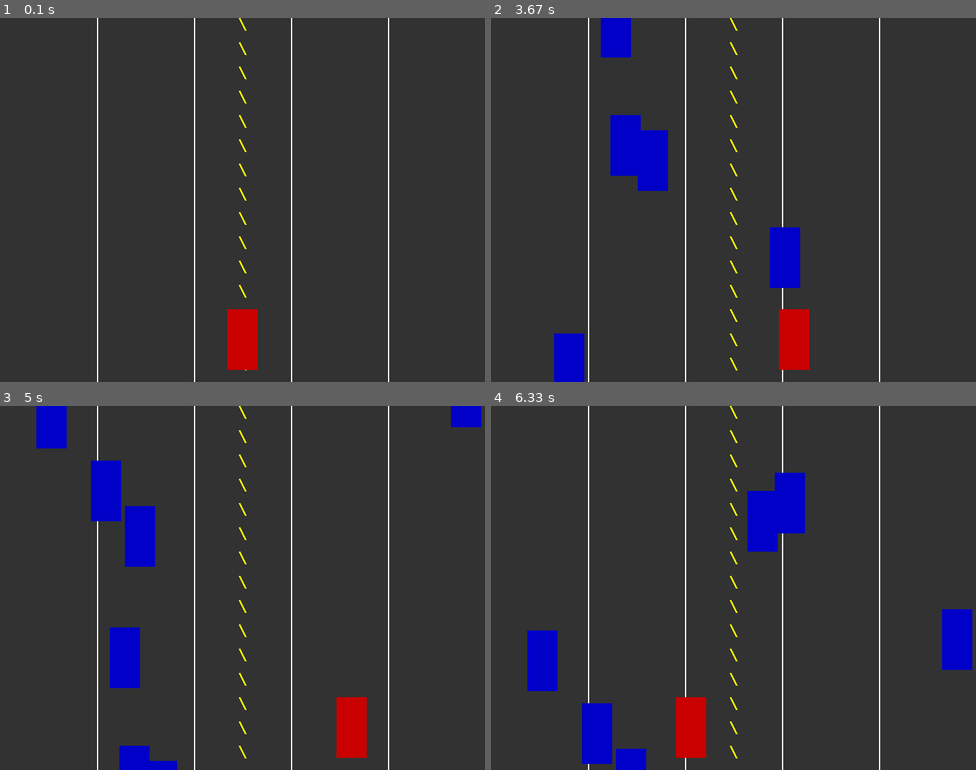
Above: before the commit, frames 1-4 (two rows, left to right).
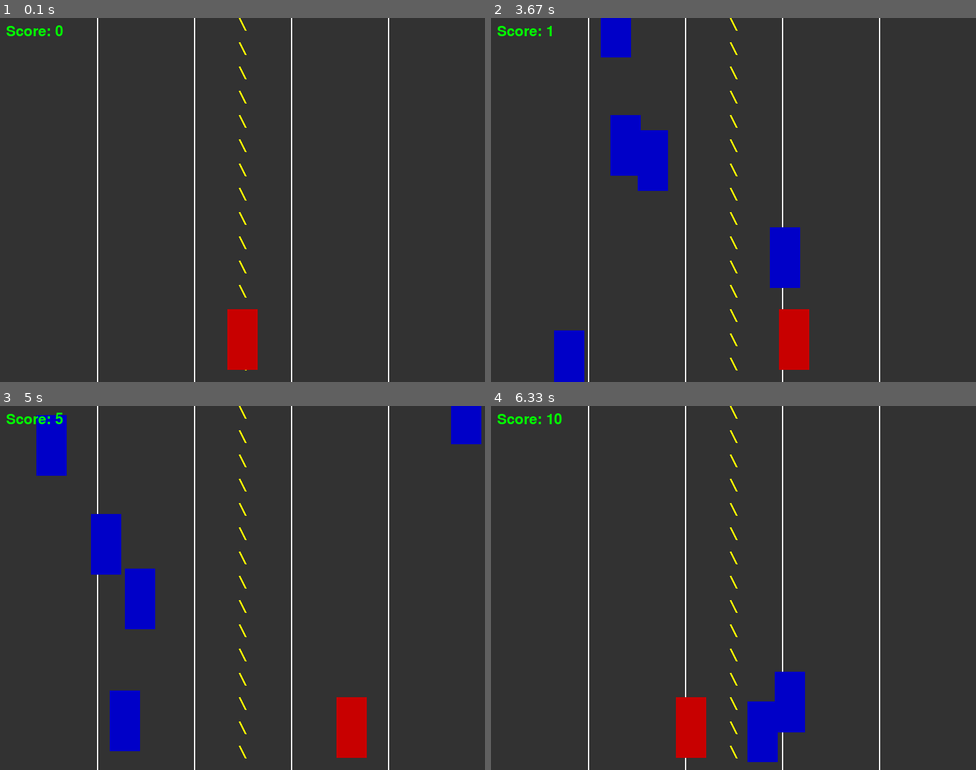
Above: after the commit, the same moments.

Repository: aknim/pygame-car-race
Game: pygame game, started from car_race.py
The game is run twice, just before and just after one commit, with the same random seed, the same clock (stepped at 60 frames per second) and the same inputs.
Inputs:
- Up to frame 1 (0.1 s): no input
- Up to frame 2 (3.67 s): hold Right 0.33-0.8 s; hold Right 0.83-1.3 s; hold Left 1.33-1.87 s; hold Left 1.9-2.3 s; hold Right 2.33-2.97 s; hold Left 3-3.47 s; hold Right from 3.5 s (still down)
- Up to frame 3 (5 s): release Right at 3.97 s; hold Right 4-4.47 s; hold Left from 4.5 s (still down)
- Up to frame 4 (6.33 s): release Left at 5.03 s; hold Left 5.5-6.13 s; hold Left from 6.17 s (still down)

The runs differ from the first frame. In frame 1, 0.2% of the frame differs, in the area x 1-13%, y 2-5%; in frame 2, 0.2%; in frame 3, 7.5%; in frame 4, 7.7%, in the area x 1-100%, y 2-100%.

Commit message:
Day 1.4 20x1 Added scoring system, and difficulty with speed increase

Diff:
--- a/car_race.py
+++ b/car_race.py
@@ -15,6 +15,7 @@
 YELLOW = (255, 255, 0)
 RED = (200, 0, 0)
 BLUE = (0, 0, 200)
+GREEN = (0, 255, 0)
 
 # Player car
 player_width = 50
@@ -28,6 +29,11 @@
 obstacle_height = 100
 obstacle_speed = 5
 obstacles = []
+
+# Score and difficulty
+score = 0
+difficulty_increase_rate = 1
+difficulty_level = 1
 
 # Setup screen
 screen = pygame.display.set_mode((SCREEN_WIDTH, SCREEN_HEIGHT))
@@ -66,8 +72,12 @@
         pygame.draw.rect(screen, BLUE, (obstacle[0], obstacle[1], obstacle_width, obstacle_height))
 
 def update_obstacles():
+    global score
     for obstacle in obstacles:
         obstacle[1] += obstacle_speed
+        if obstacle[1] > SCREEN_HEIGHT:
+            obstacles.remove(obstacle)
+            score += 1
 
 def detect_collision(player_x, player_y):
     for obstacle in obstacles:
@@ -78,6 +88,11 @@
         ):
             return True
     return False
+
+def display_score():
+    font = pygame.font.Font(None, 36)
+    score_text = font.render(f"Score: {score}", True, GREEN)
+    screen.blit(score_text, (10, 10))
 
 # Game loop
 running = True
@@ -98,16 +113,20 @@
 
     update_obstacles()
 
-    obstacles = [obstacle for obstacle in obstacles if obstacle[1] < SCREEN_HEIGHT]
-
     # Check for collisions
     if detect_collision(player_x, player_y):
         print("Game Over!")
         running = False
 
+    # Increase difficulty based on score
+    if score // difficulty_increase_rate > difficulty_level:
+        obstacle_speed += 1
+        difficulty_level += 1
+
     draw_road()
     draw_player(player_x, player_y)
     draw_obstacles()
+    display_score()
 
     pygame.display.flip()
     clock.tick(FPS)
